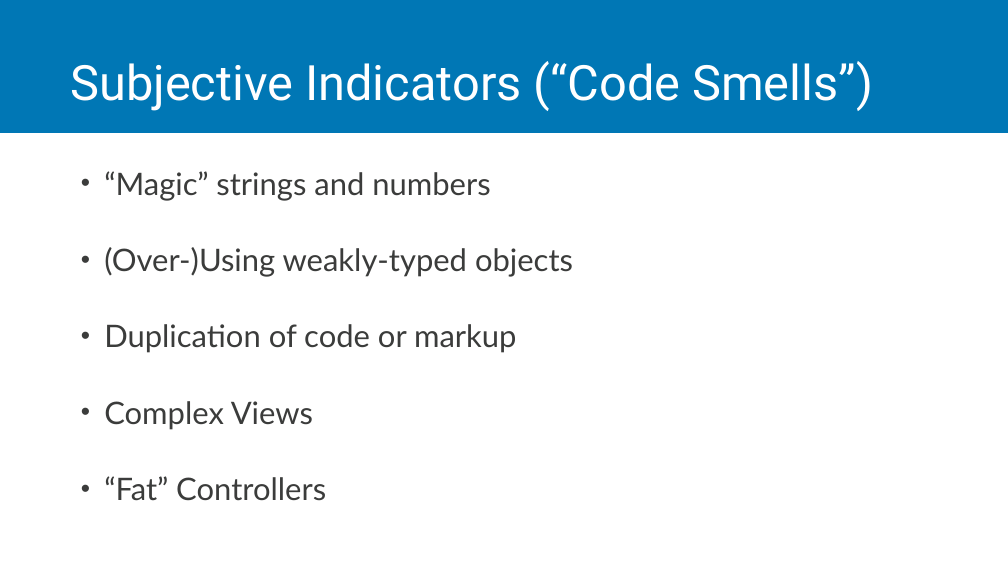
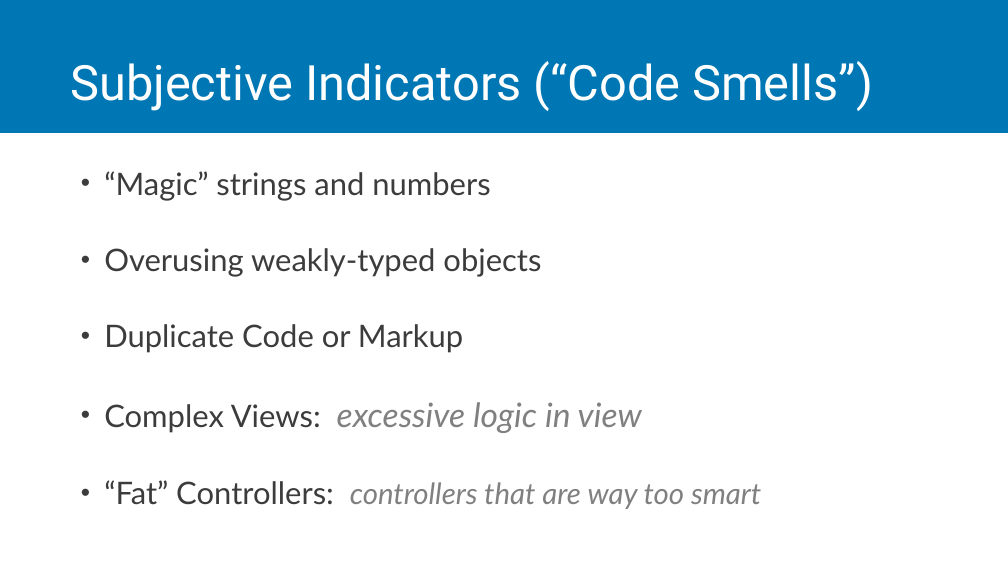
Before and after one commit to jchadwick/CustomizingAspNetMvc, a slide deck: slide 8 of 01_02-CodeSmells.pptx (slide 4 before the commit). Drawn at 1008x567 pixels with LibreOffice and Linux fonts; fonts in the diff are those of the drawing. Boxes give left, top, right and bottom in pixels: in the first picture for what was removed or moved away, otherwise in the second. Text is boxed around its words. In the diff, an @@ line names an element or a change of style, - is before the commit and + after.

```diff
--- a/01_02-CodeSmells.pptx
+++ b/01_02-CodeSmells.pptx
@@ text at (104,248,761,509): text changed @@
-• (Over-)Using weakly-typed objects
-• Duplication of code or markup
-• Complex Views
-• “Fat” Controllers
+• Overusing weakly-typed objects
+• Duplicate Code or Markup
+• Complex Views: excessive logic in view
+• “Fat” Controllers: controllers that are way too smart
```
Also in this commit, not shown: 1 other slide changed, 4 slides added, 2 other files.
